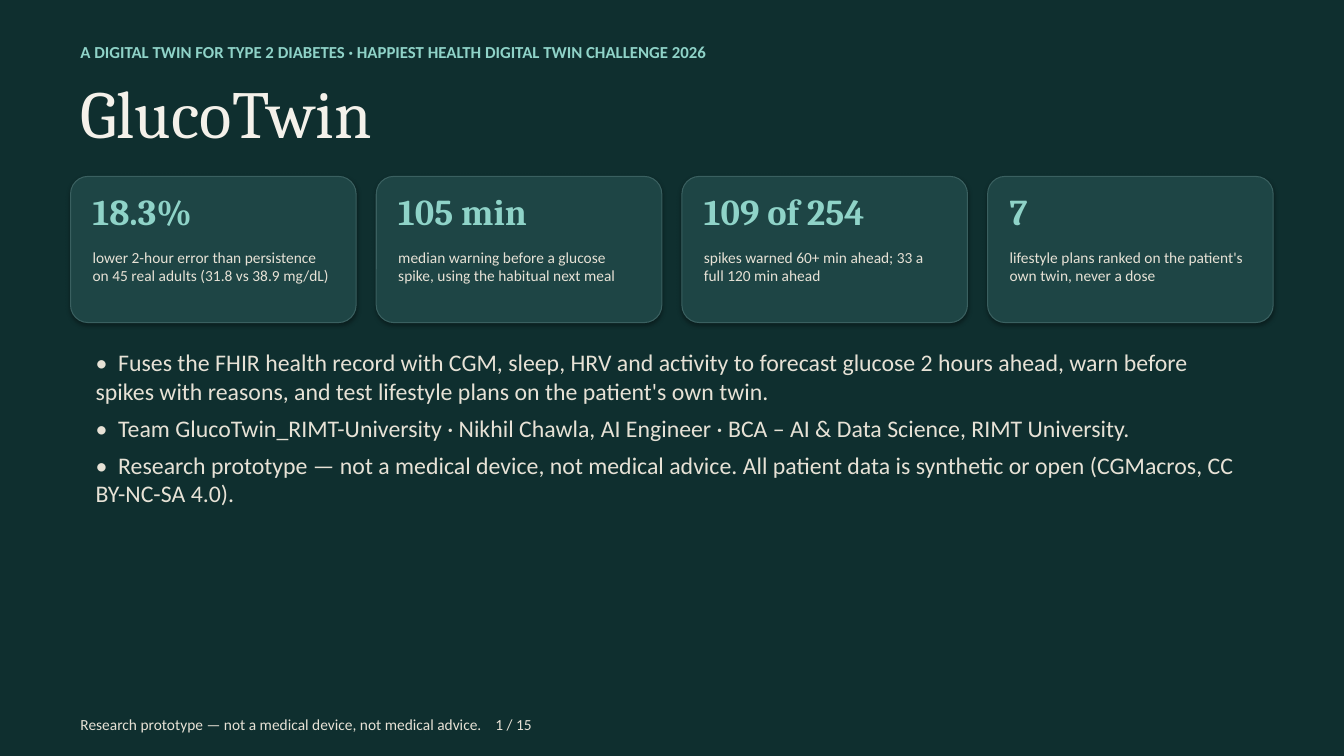
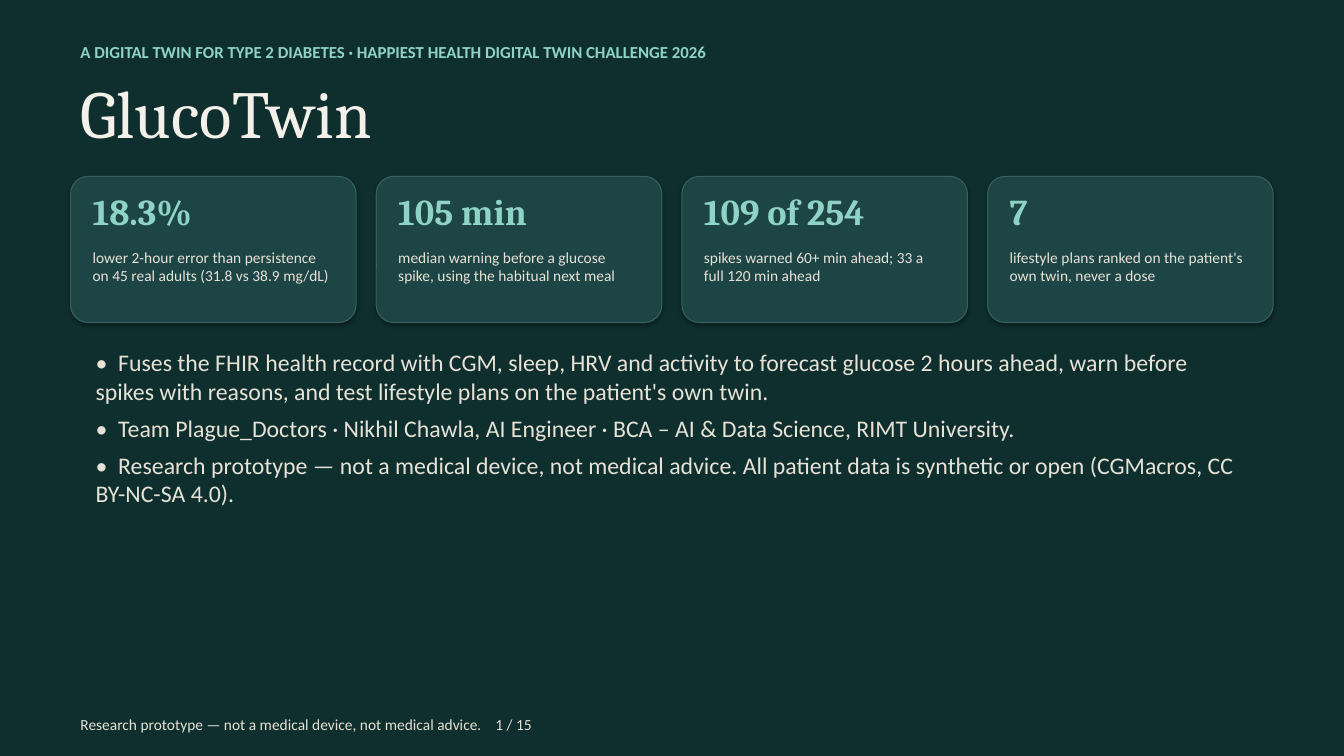
Before and after one commit to 1nikhilchawla/Plague_Doctors_RIMT_UNIVERSITY, a slide deck: slide 1 of docs/presentation/GlucoTwin_Presentation.pptx. Drawn at 1344x756 pixels with LibreOffice and Linux fonts; fonts in the diff are those of the drawing. Boxes give left, top, right and bottom in pixels: in the first picture for what was removed or moved away, otherwise in the second. Text is boxed around its words. In the diff, an @@ line names an element or a change of style, - is before the commit and + after.

Commit message:
Team name: Plague_Doctors

```diff
--- a/docs/presentation/GlucoTwin_Presentation.pptx
+++ b/docs/presentation/GlucoTwin_Presentation.pptx
@@ text at (118,420,1015,441): text changed @@
-• Team GlucoTwin_RIMT-University · Nikhil Chawla, AI Engineer · BCA – AI & Data Science, RIMT University.
+• Team Plague_Doctors · Nikhil Chawla, AI Engineer · BCA – AI & Data Science, RIMT University.
```
Also in this commit, not shown: 1 other slide changed, 5 other files.
